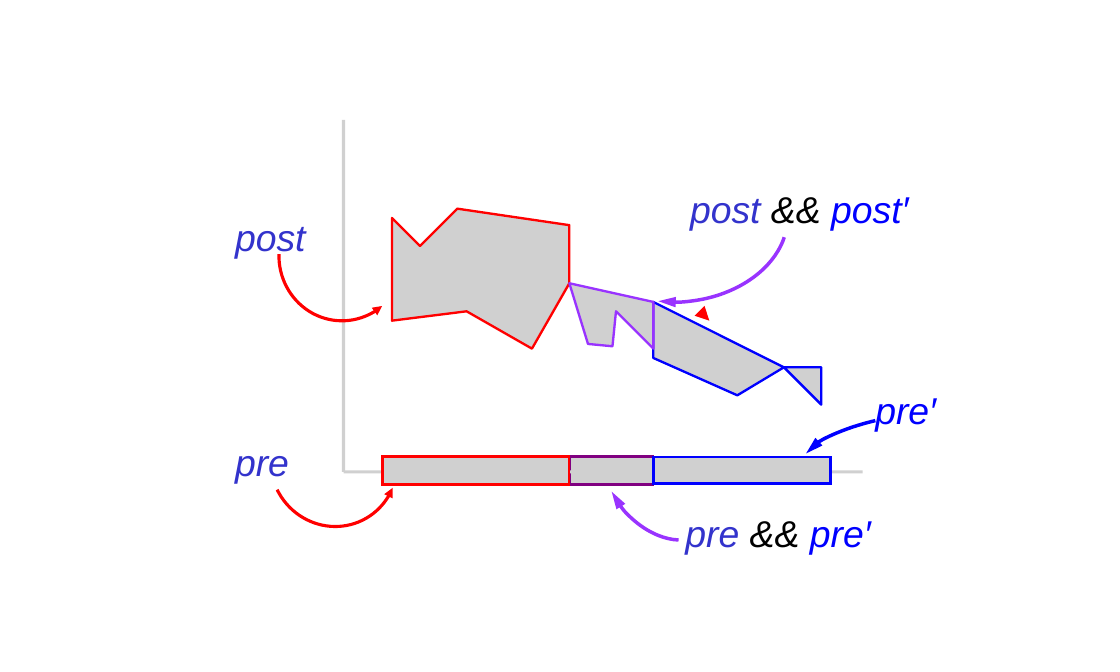
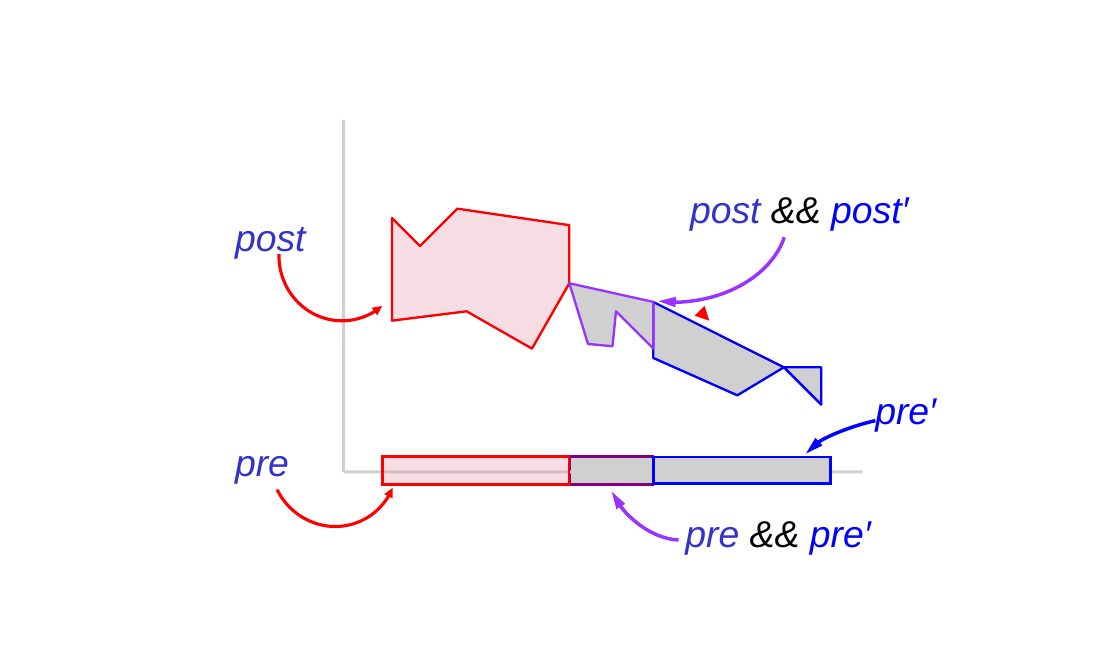
Before and after one commit to GaloisInc/ESCJava2, a slide deck: slide 9 of ESCTools/slides/CAV2007Tutorial/new-diagrams.ppt. Drawn at 1120x672 pixels with LibreOffice and Linux fonts; fonts in the diff are those of the drawing; grey boxes stand for pictures; background and template pictures are left out. Boxes give left, top, right and bottom in pixels: in the first picture for what was removed or moved away, otherwise in the second. Text is boxed around its words. In the diff, an @@ line names an element or a change of style, - is before the commit and + after.

```diff
--- a/ESCTools/slides/CAV2007Tutorial/new-diagrams.ppt
+++ b/ESCTools/slides/CAV2007Tutorial/new-diagrams.ppt
@@ picture removed at box(392, 208, 569, 348) @@
@@ freeform shape added at box(392, 208, 569, 348), fill #E1859B at 28% opacity, outline #FF0000 1.5 pt @@
@@ picture removed at box(383, 456, 570, 484) @@
@@ rectangle added at box(383, 456, 570, 484), fill #E1859B at 28% opacity, outline #FF0000 1.5 pt @@
```
Also in this commit, not shown: 1 other slide changed, 14 slides added, 20 other files.
